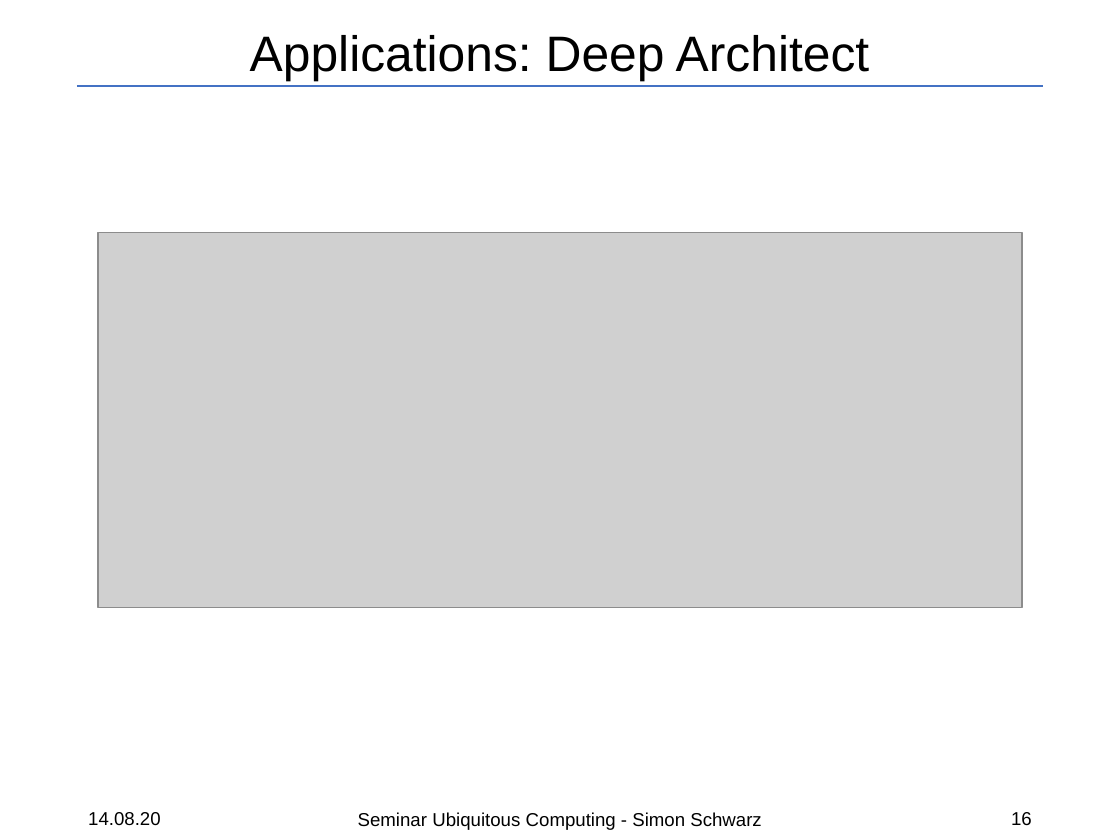
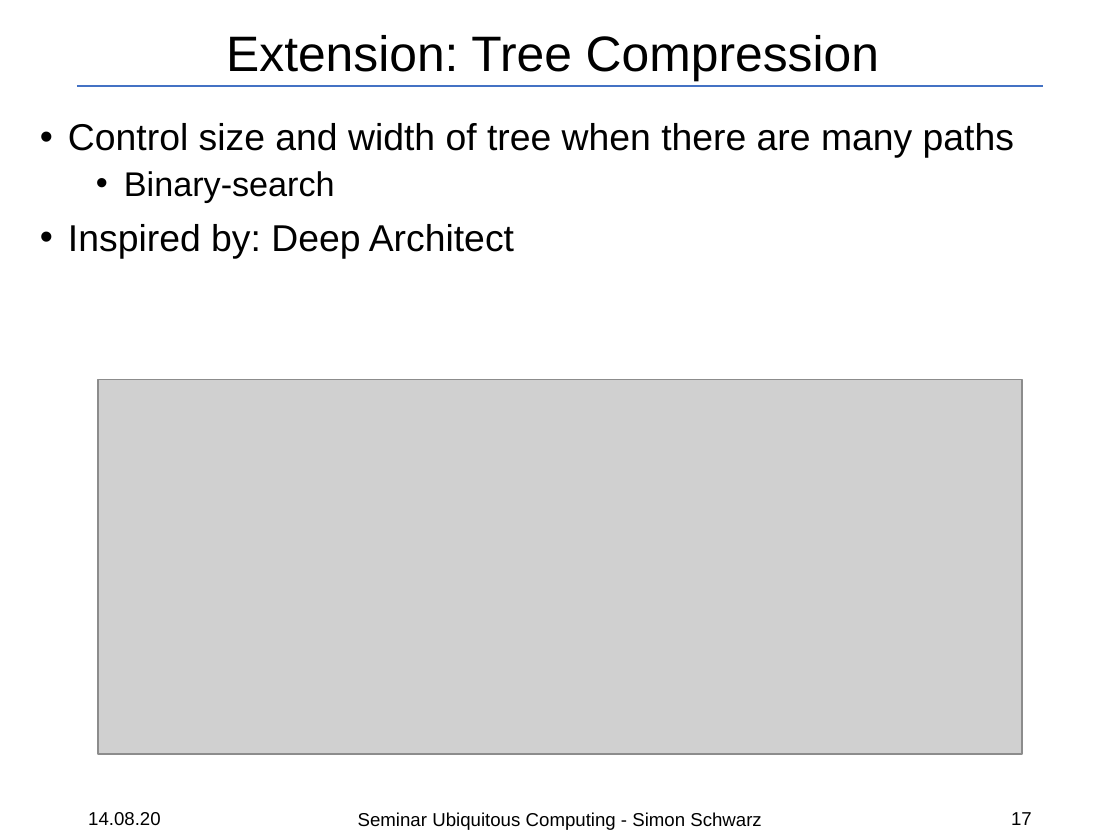
Before and after one commit to SRSchwarz/MCTS-Survey, a slide deck: slide 17 of slides/presentation.pptx (slide 16 before the commit). Drawn at 1120x840 pixels with LibreOffice and Linux fonts; fonts in the diff are those of the drawing; grey boxes stand for pictures. Boxes give left, top, right and bottom in pixels: in the first picture for what was removed or moved away, otherwise in the second. Text is boxed around its words. In the diff, an @@ line names an element or a change of style, - is before the commit and + after.

```diff
--- a/slides/presentation.pptx
+++ b/slides/presentation.pptx
@@ title at [226, 35, 879, 81]: text changed @@
-Applications: Deep Architect
+Extension: Tree Compression
@@ text added at [68, 123, 1014, 259], 24 pt, text #000000 @@
+• Control size and width of tree when there are many paths
+  • Binary-search
+• Inspired by: Deep Architect
@@ picture: place and size @@
-picture at [99, 233, 1023, 608]
+picture at [97, 380, 1021, 755]
@@ page number at [1011, 812, 1032, 825]: text changed @@
-16
+17
```
Also in this commit, not shown: 1 other slide changed, 6 slides added, 8 other files.
